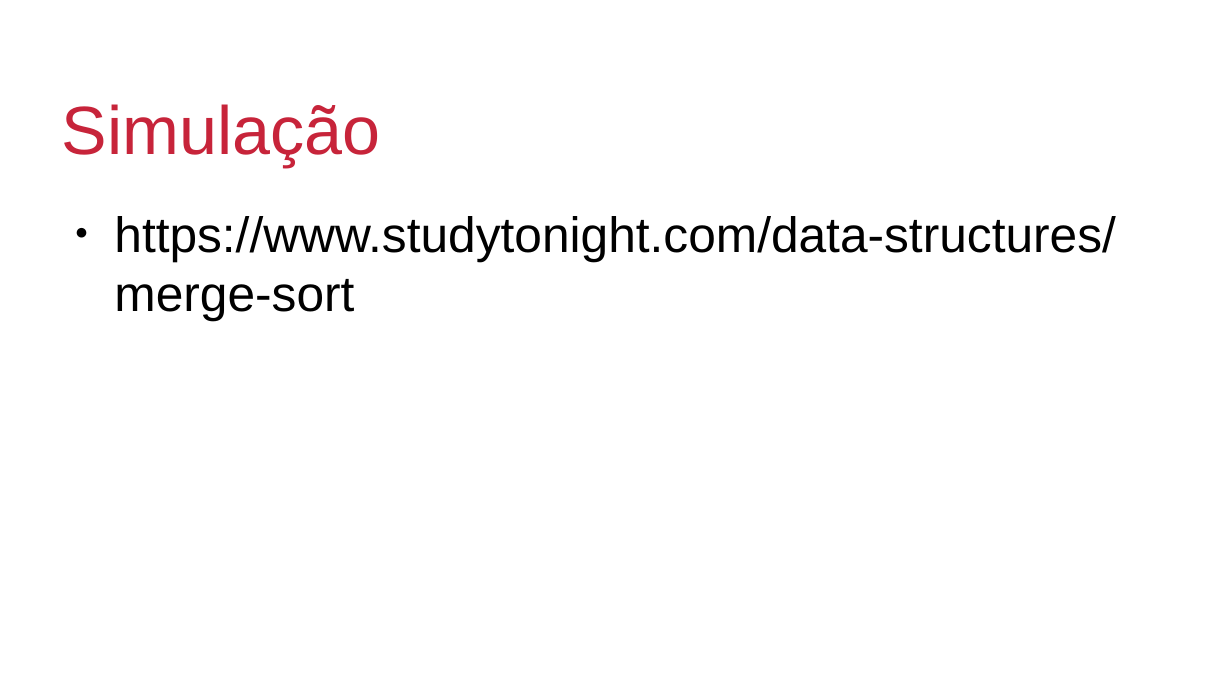
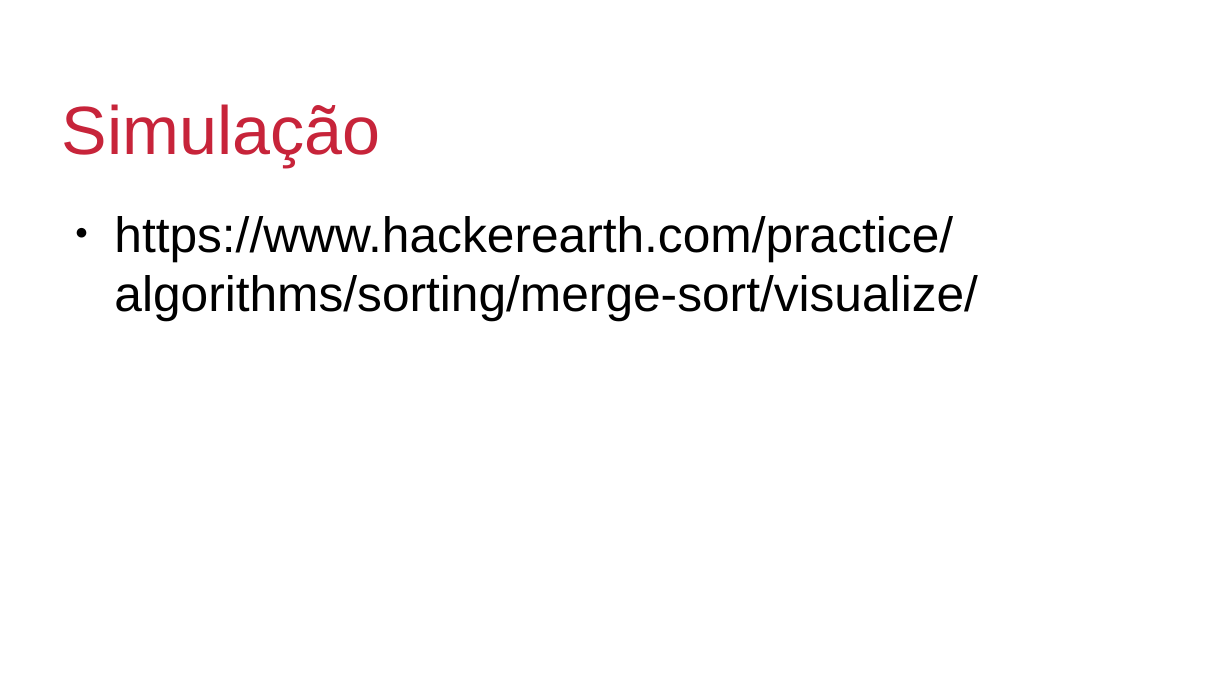
Before and after one commit to lucasamsilva/Estrutura-de-Dados, a slide deck: slide 5 of Semana 8/Slides Merge Sort.odp. Drawn at 1232x693 pixels with LibreOffice and Linux fonts; fonts in the diff are those of the drawing; background and template pictures are left out. Boxes give left, top, right and bottom in pixels: in the first picture for what was removed or moved away, otherwise in the second. Text is boxed around its words. In the diff, an @@ line names an element or a change of style, - is before the commit and + after.

```diff
--- a/Semana 8/Slides Merge Sort.odp
+++ b/Semana 8/Slides Merge Sort.odp
@@ text at (114, 216, 978, 321): text changed @@
-● https://www.studytonight.com/data-structures/merge-sort
+● https://www.hackerearth.com/practice/algorithms/sorting/merge-sort/visualize/
```
Also in this commit, not shown: 2 other files.
